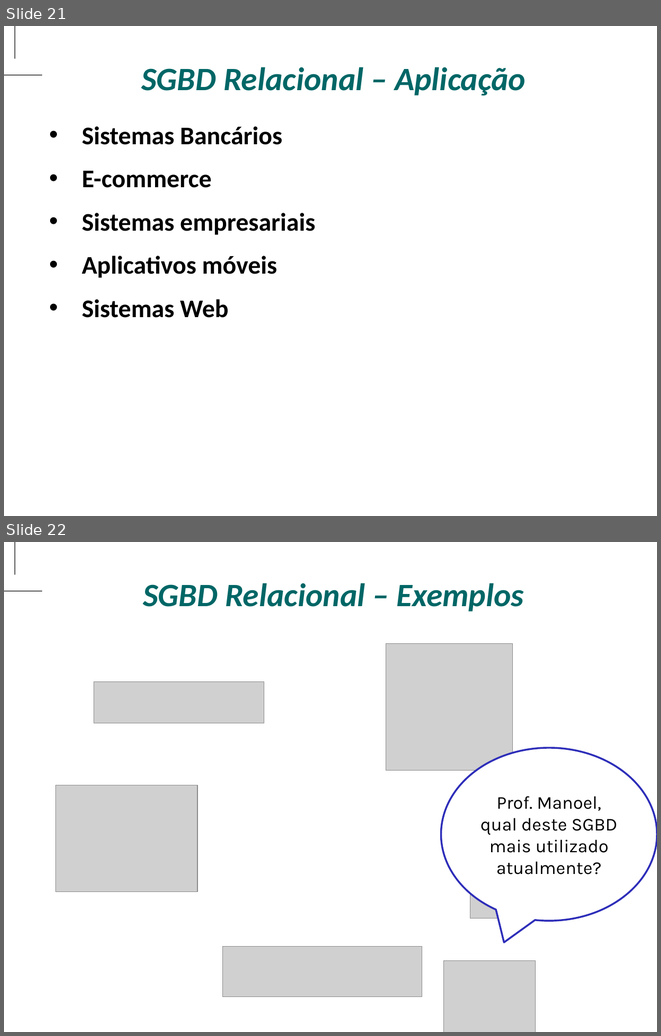
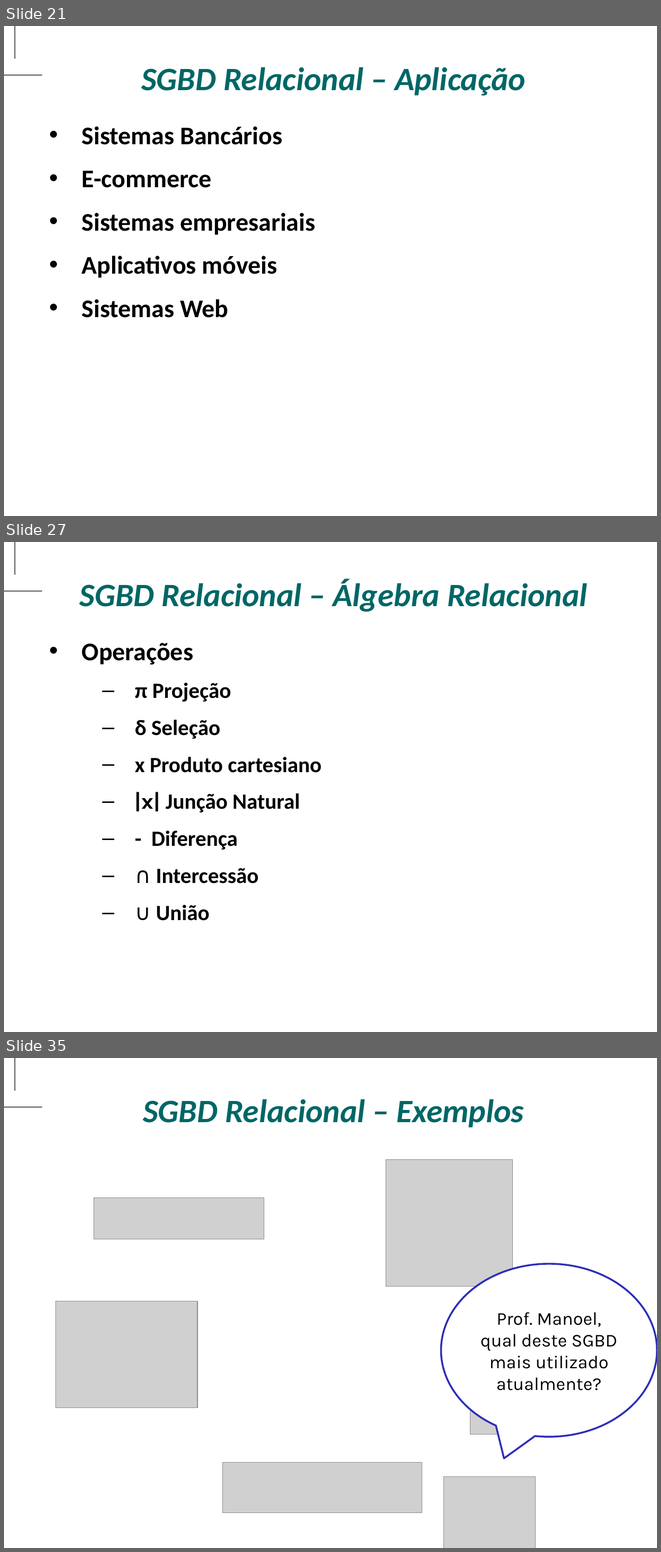
Before and after one commit to antoniomralmeida/bd, a slide deck: BANCO DE DADOS.pptx. Shown one above the other, each under a label of ours: slides 21 and 22 before the commit, slides 21, 27 and 35 after it; the slides between them are not shown. The pictures are 661x1036 and 661x1552 pixels, drawn with LibreOffice and Linux fonts; fonts in the diff are those of the drawing; grey boxes stand for pictures; background and template pictures are left out. Boxes give left, top, right and bottom in pixels: in the first picture for what was removed or moved away, otherwise in the second. Text is boxed around its words. In the diff, an @@ line names an element or a change of style, - is before the commit and + after.

```diff
--- a/BANCO DE DADOS.pptx
+++ b/BANCO DE DADOS.pptx
@@ slide 27 added at (x1=4, y1=542, x2=657, y2=1032), background picture (left out); not listed: 2 template elements that a slide beside it also shows @@
@@ text added at (x1=79, y1=579, x2=587, y2=612), 36 pt, text #006666, bold, italic @@
+SGBD Relacional – Álgebra Relacional
@@ text added at (x1=82, y1=643, x2=321, y2=920), 24 pt, text #000000, bold @@
+• Operações
+  – π Projeção
+  – δ Seleção
+  – x Produto cartesiano
+  – |x| Junção Natural
+  – - Diferença
+  – ∩ Intercessão
+  – ∪ União
@@ what was slide 22 is now slide 35 @@
```
Also in this commit, not shown: 4 slides changed, 12 other slides added.
